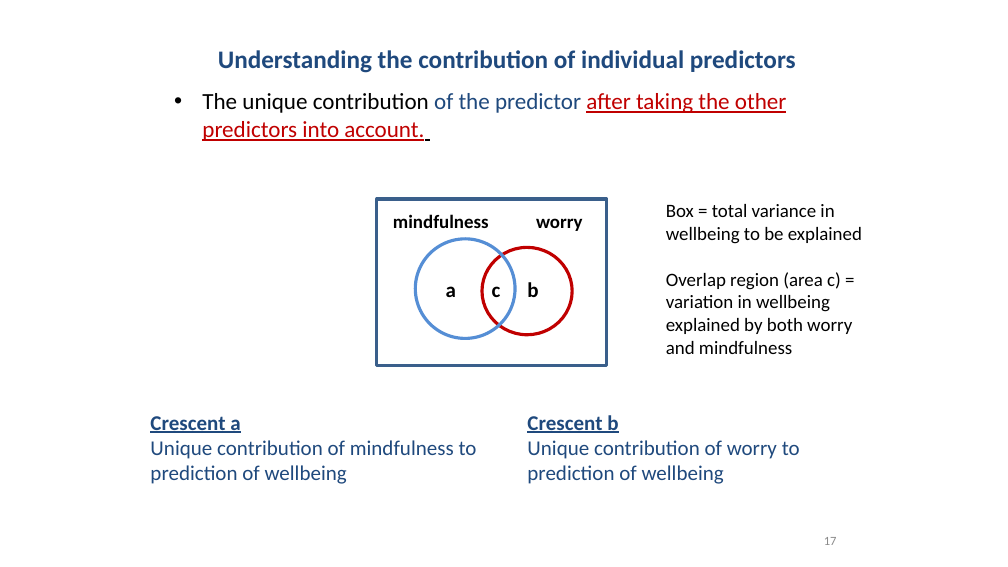
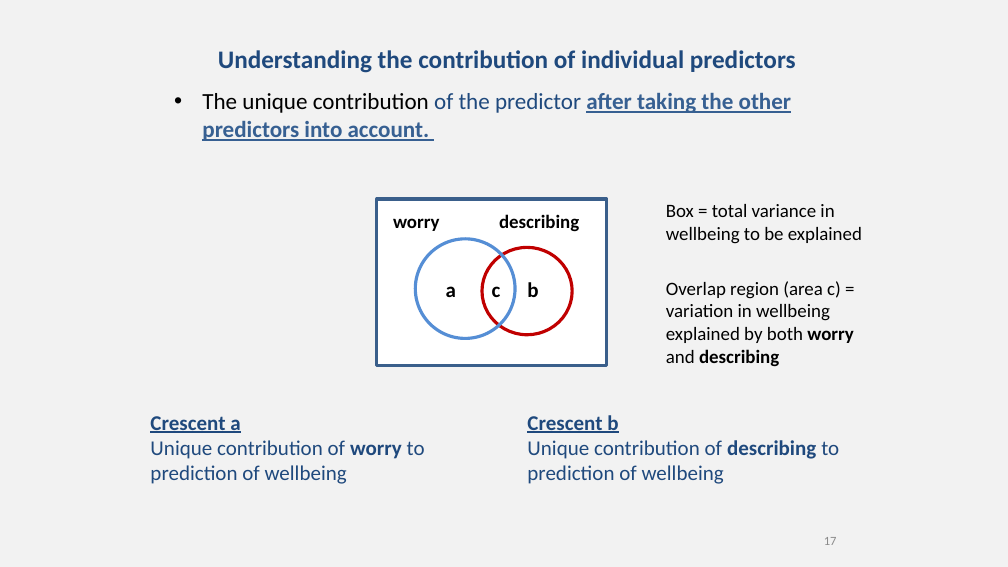
Before and after one commit to chrisjberry/datafluencyCB, a slide deck: slide 17 of docs/slides/PSYC753_L2_MultipleRegression1.pptx. Drawn at 1008x567 pixels with LibreOffice and Linux fonts; fonts in the diff are those of the drawing. Boxes give left, top, right and bottom in pixels: in the first picture for what was removed or moved away, otherwise in the second. Text is boxed around its words. In the diff, an @@ line names an element or a change of style, - is before the commit and + after.

```diff
--- a/docs/slides/PSYC753_L2_MultipleRegression1.pptx
+++ b/docs/slides/PSYC753_L2_MultipleRegression1.pptx
@@ background #FFFFFF to #F2F2F2 @@
@@ text "The unique contribution of the ..." at (202, 93, 792, 141): text colour #C00000 to #376092, bold on in "after taking the other predictors into account." @@
@@ text "worry": place and size @@
-text "worry" at (536, 218, 582, 231)
+text "worry" at (393, 218, 439, 231)
@@ text removed at (393, 214, 489, 228) @@
-mindfulness
@@ text added at (499, 214, 579, 232), 18 pt, text #000000, bold @@
+describing
@@ text at (666, 272, 852, 354): paragraph removed @@
-Overlap region (area c) = variation in wellbeing explained by both worry and mindfulness
@@ text added at (666, 281, 853, 367), 18 pt, text #000000 @@
+Overlap region (area c) = variation in wellbeing explained by both worry and describing
@@ text at (150, 440, 425, 484): text changed @@
-Unique contribution of mindfulness to prediction of wellbeing
+Unique contribution of worry to prediction of wellbeing
@@ text at (527, 440, 839, 484): text changed @@
-Unique contribution of worry to prediction of wellbeing
+Unique contribution of describing to prediction of wellbeing
```
Also in this commit, not shown: 19 other slides changed, 1 slide added, 1 other file.
